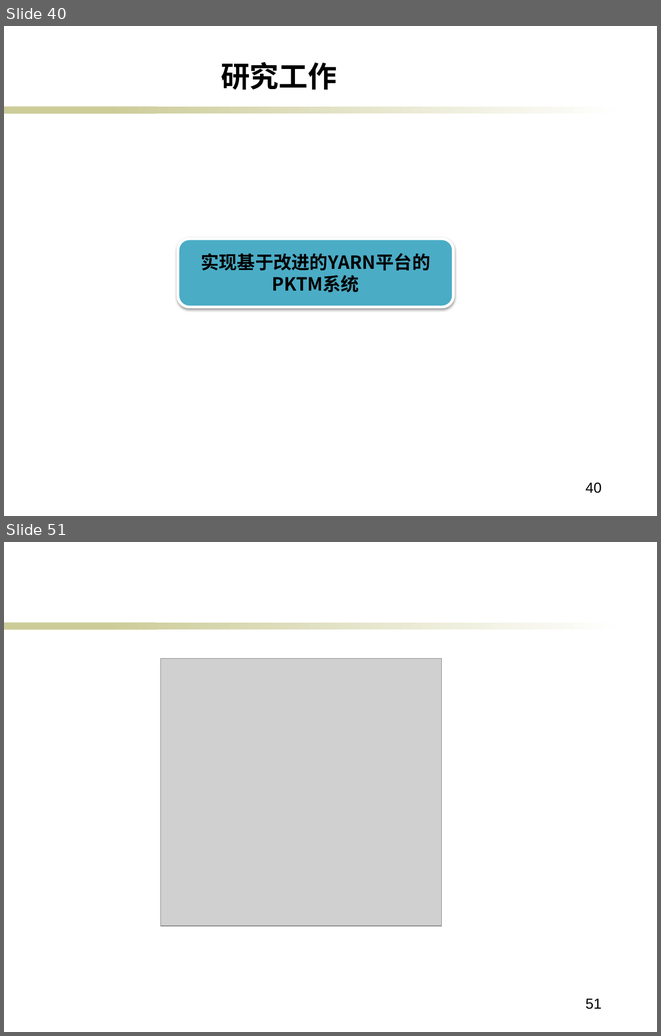
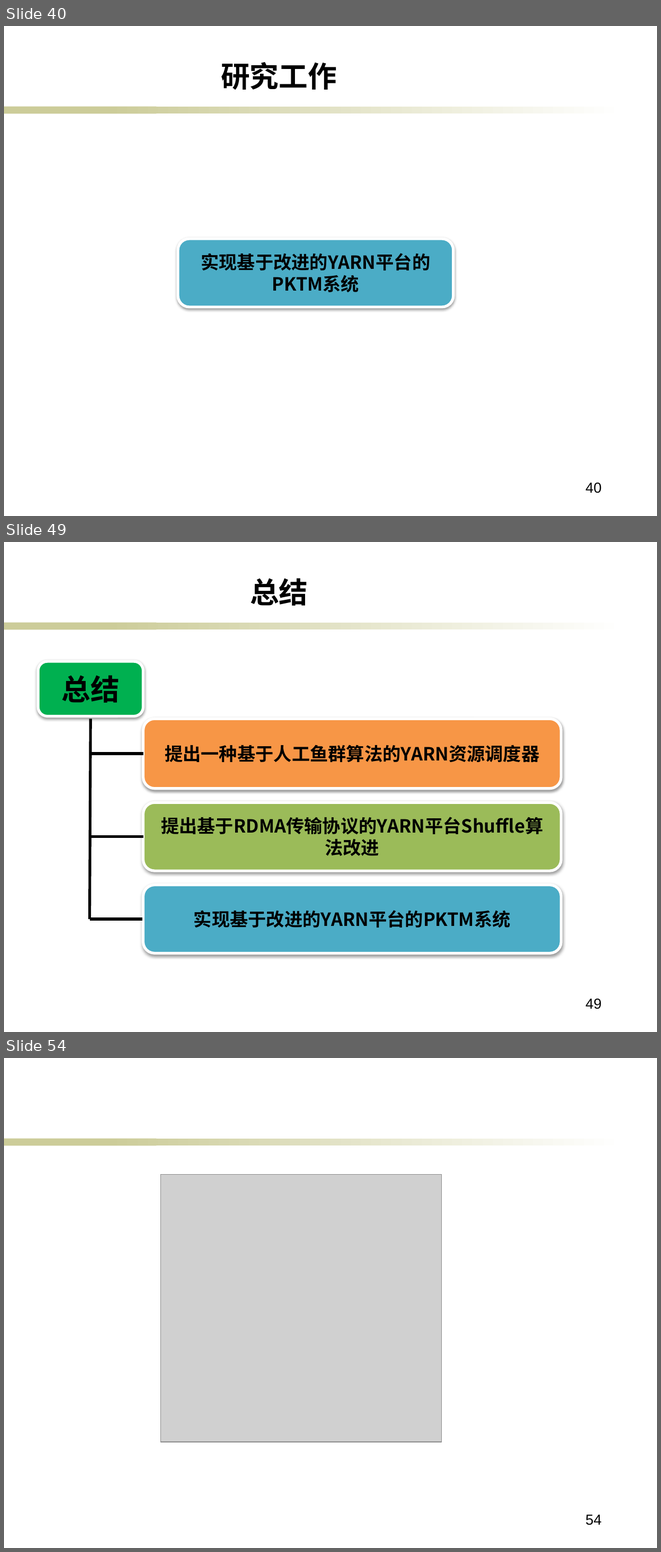
Before and after one commit to ericsonyc/paper, a slide deck: 毕业答辩.pptx. Shown one above the other, each under a label of ours: slides 40 and 51 before the commit, slides 40, 49 and 54 after it; the slides between them are not shown. The pictures are 661x1036 and 661x1552 pixels, drawn with LibreOffice and Linux fonts; fonts in the diff are those of the drawing; grey boxes stand for pictures; background and template pictures are left out. Boxes give left, top, right and bottom in pixels: in the first picture for what was removed or moved away, otherwise in the second. Text is boxed around its words. In the diff, an @@ line names an element or a change of style, - is before the commit and + after.

```diff
--- a/毕业答辩.pptx
+++ b/毕业答辩.pptx
@@ slide 49 added at [4,542,657,1032], background #FFFFFF; not listed: 2 template elements that a slide beside it also shows @@
@@ text added at [250,578,308,606], 32 pt, text #000000, bold @@
+总结
@@ rounded rectangle added at [38,661,143,716], fill #00B050, outline #FFFFFF 3 pt, 32 pt, text #000000, bold @@
+总结
@@ line added from (91, 719) to (89, 919), #000000 3 pt @@
@@ rounded rectangle added at [143,719,561,789], fill #F79646, outline #FFFFFF 3 pt, 20 pt, text #000000, bold @@
+提出一种基于人工鱼群算法的YARN资源调度器
@@ line added from (91, 753) to (143, 753), #000000 3 pt @@
@@ rounded rectangle added at [143,803,561,871], fill #9BBB59, outline #FFFFFF 3 pt, 20 pt, text #000000, bold @@
+提出基于RDMA传输协议的YARN平台Shuffle算法改进
@@ line added from (91, 837) to (143, 837), #000000 3 pt @@
@@ rounded rectangle added at [143,885,561,953], fill #4BACC6, outline #FFFFFF 3 pt, 20 pt, text #000000, bold @@
+实现基于改进的YARN平台的PKTM系统
@@ line added from (89, 919) to (142, 919), #000000 3 pt @@
@@ page number added at [585,998,601,1009], 16 pt, text #000000 @@
+49
@@ what was slide 51 is now slide 54 @@
@@ page number at [585,1514,601,1525]: text changed @@
-51
+54
```
Also in this commit, not shown: 16 slides changed, 4 other slides added, 2 slides removed, 2 other files.
